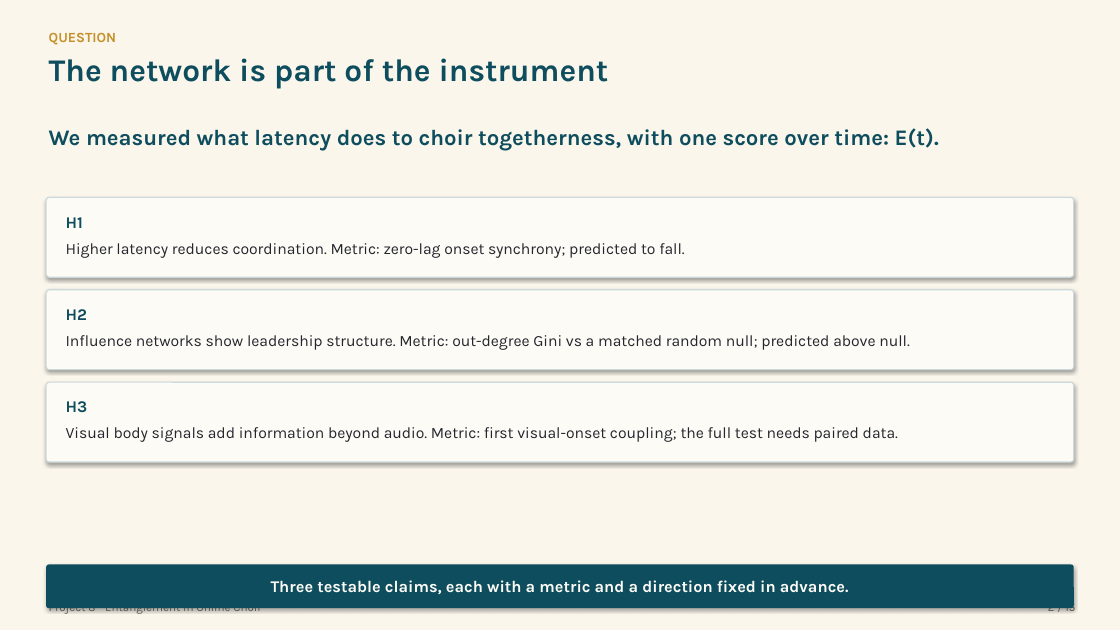
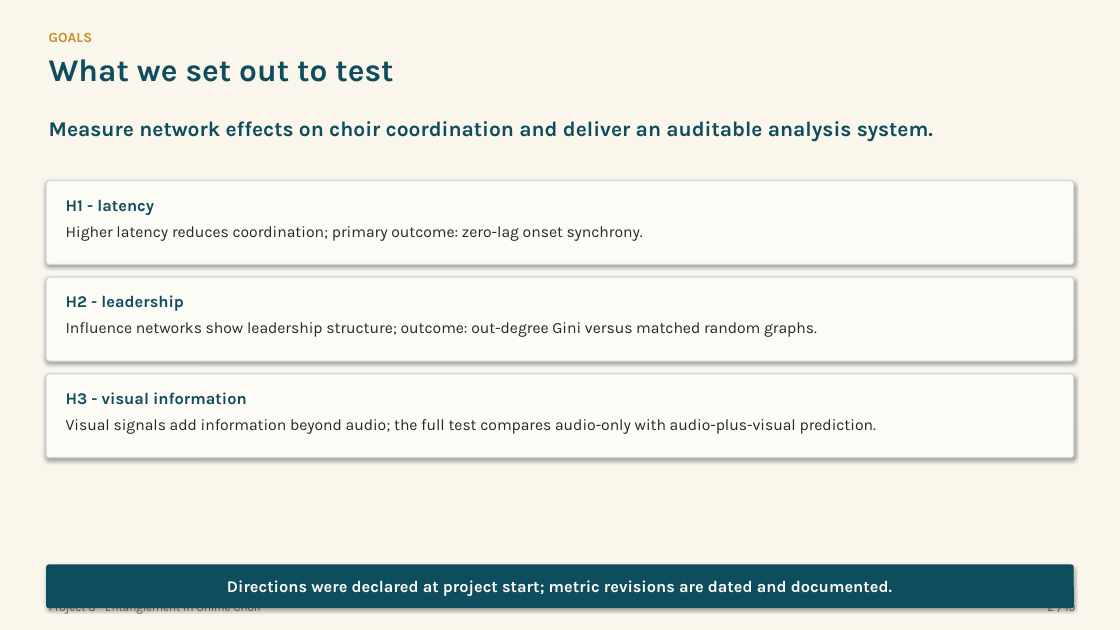
Before and after one commit to Zuraiz270/networked-choir-entanglement, a slide deck: slide 2 of output/jul23_final_presentation.pptx. Drawn at 1120x630 pixels with LibreOffice and Linux fonts; fonts in the diff are those of the drawing. Boxes give left, top, right and bottom in pixels: in the first picture for what was removed or moved away, otherwise in the second. Text is boxed around its words. In the diff, an @@ line names an element or a change of style, - is before the commit and + after.

```diff
--- a/output/jul23_final_presentation.pptx
+++ b/output/jul23_final_presentation.pptx
@@ text at (49,32,93,42): text changed @@
-QUESTION
+GOALS
@@ text at (49,59,393,82): text changed @@
-The network is part of the instrument
+What we set out to test
@@ text at (49,121,933,141): text changed; size 19 to 18 pt @@
-We measured what latency does to choir togetherness, with one score over time: E(t).
+Measure network effects on choir coordination and deliver an auditable analysis system.
@@ rounded rectangle "H1 - latency": place and size @@
-rounded rectangle "H1 - latency" at (46,197,1074,277)
+rounded rectangle "H1 - latency" at (46,181,1074,265)
@@ text in rounded rectangle at (66,199,643,241): text changed @@
-H1
-Higher latency reduces coordination. Metric: zero-lag onset synchrony; predicted to fall.
+H1 - latency
+Higher latency reduces coordination; primary outcome: zero-lag onset synchrony.
@@ rounded rectangle "H2 - leadership": place and size @@
-rounded rectangle "H2 - leadership" at (46,290,1074,370)
+rounded rectangle "H2 - leadership" at (46,277,1074,361)
@@ text in rounded rectangle at (66,295,817,337): text changed @@
-H2
-Influence networks show leadership structure. Metric: out-degree Gini vs a matched random null; predicted above null.
+H2 - leadership
+Influence networks show leadership structure; outcome: out-degree Gini versus matched random graphs.
@@ rounded rectangle "H3 - visual information": place and size @@
-rounded rectangle "H3 - visual information" at (46,382,1074,462)
+rounded rectangle "H3 - visual information" at (46,374,1074,458)
@@ text in rounded rectangle at (66,392,876,434): text changed @@
-H3
-Visual body signals add information beyond audio. Metric: first visual-onset coupling; the full test needs paired data.
+H3 - visual information
+Visual signals add information beyond audio; the full test compares audio-only with audio-plus-visual prediction.
@@ text in rounded rectangle at (227,580,892,596): text changed @@
-Three testable claims, each with a metric and a direction fixed in advance.
+Directions were declared at project start; metric revisions are dated and documented.
```
Also in this commit, not shown: 8 other slides changed, 10 slides added, 6 slides removed, 18 other files.
